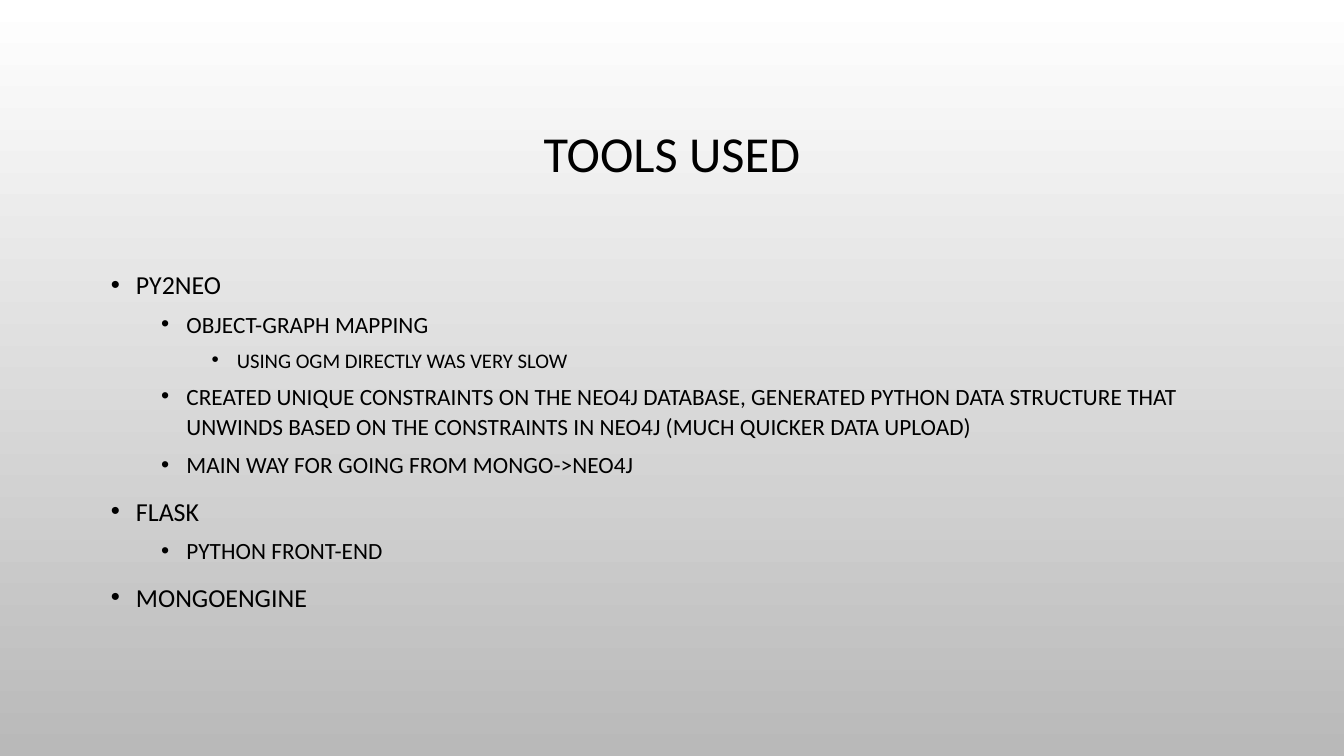
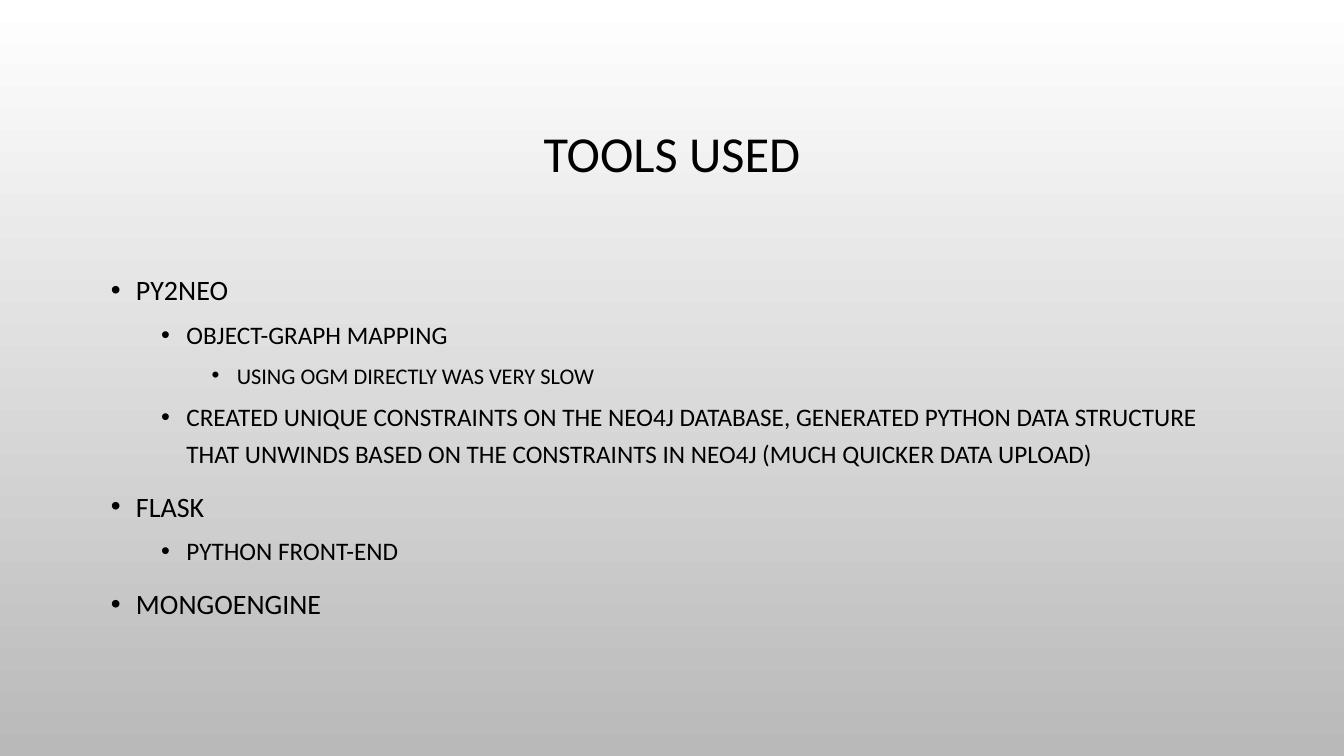
Before and after one commit to abpwrs/ece-5995-fa20-final-project, a slide deck: slide 8 of Final_presentation.pptx. Drawn at 1344x756 pixels with LibreOffice and Linux fonts; fonts in the diff are those of the drawing; background and template pictures are left out. Boxes give left, top, right and bottom in pixels: in the first picture for what was removed or moved away, otherwise in the second. Text is boxed around its words. In the diff, an @@ line names an element or a change of style, - is before the commit and + after.

```diff
--- a/Final_presentation.pptx
+++ b/Final_presentation.pptx
@@ text "PY2NEO" at (136, 282, 1196, 614): size 18.5 to 20 pt in "PY2NEO", "FLASK", "MONGOENGINE"; size 16.6 to 18 pt in "OBJECT-GRAPH MAPPING", "CREATED UNIQUE CONSTRAINTS ON THE NEO4J DATABASE, ...", "PYTHON FRONT-END"; size 14.8 to 16 pt in "USING OGM DIRECTLY WAS VERY SLOW"; line spacing 1.1 to 1.2 @@
@@ text at (186, 458, 633, 473): paragraph removed @@
-  • MAIN WAY FOR GOING FROM MONGO->NEO4J
```
Also in this commit, not shown: 5 other slides changed, 6 slides added.
